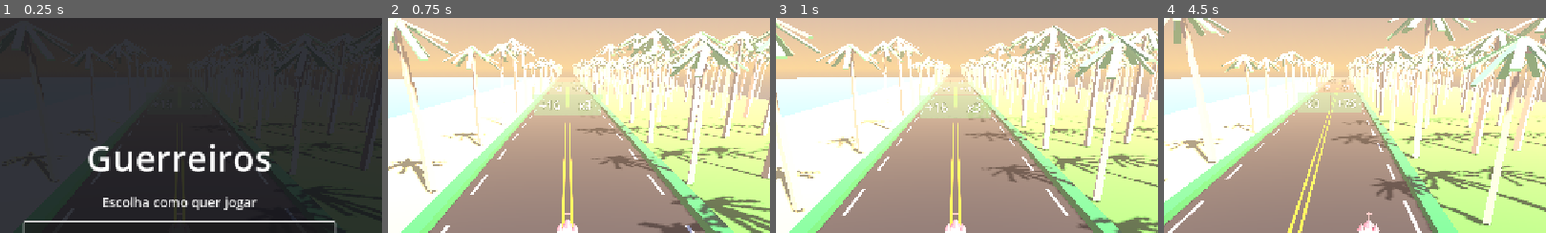
Above: before the commit, frames 1-4 (left to right).
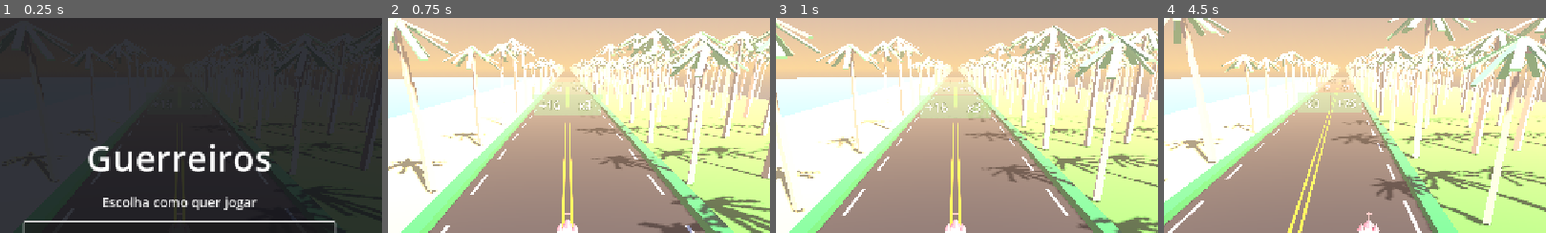
Above: after the commit, the same moments.

Repository: 3runorocha/COMP381-Projeto
Game: Godot game, scene res://scenes/Main.tscn
The game is run twice, just before and just after one commit, with the same random seed, the same clock (stepped at 60 frames per second) and the same inputs.
Inputs (mouse positions are % of the whole screen's width and height, from its top left):
- Up to frame 1 (0.25 s): no input
- Up to frame 2 (0.75 s): click "Teclado (setas ou A/D)" at 0.5 s
- Up to frame 3 (1 s): no input
- Up to frame 4 (4.5 s): tap Enter (ui_accept) at 1.25, 1.52, 2.27, 3.77 s; move the mouse to (72, 45) at 1.27 s; hold Right (mover_direita) 1.28-2.03 s; click (72, 45) at 1.42 s; move the mouse to (30, 55) at 2.02 s; hold Left (mover_esquerda) 2.03-2.78 s; move the mouse to (60, 28) at 2.77 s; hold Right (mover_direita) 2.78-4.28 s; move the mouse to (45, 70) at 3.52 s; click (45, 70) at 3.67 s; move the mouse to (80, 65) at 4.27 s; hold Left (mover_esquerda) from 4.28 s (still down)
The pictures show only the part of the screen within x 26-76%, y 0-50%; the shares and areas given below are measured in that part.

The runs differ from the first frame. In frame 2, less than 0.1% of the frame differs, in the area x 45-54%, y 21-26%; in frame 3, less than 0.1%; in frame 4, less than 0.1%, in the area x 44-54%, y 21-27%.

Commit message:
Acha e reduz a piscada: era a borda da frente do tapete
A auditoria provou a causa em vez de supor, e nao era nenhum dos suspeitos
que eu tinha listado. Nao era transparencia nem sombra: era o tapete de
coqueiros.

Ele e periodico no INTERIOR, entao o salto cai sobre geometria identica ali.
Mas a borda da frente avanca um periodo junto, e nessa faixa nascem
coqueiros que antes nao existiam. Medido comparando o conjunto de
transformacoes visiveis antes e depois de um salto: zero sumiam e 100
apareciam de uma vez, entre 320 e 450 da camera, onde a neblina ainda deixa
passar de 10 a 20 por cento.

O alcance do tapete sobe de 300 para 700. Os 100 continuam nascendo, mas
entre 710 e 839, onde passa de 2 a 3 por cento. A piscada cai cerca de seis
vezes e NAO e eliminada: neblina exponencial nunca chega a zero.

Custo medido: 690 coqueiros contra 390, com 145 quadros por segundo em
headless com 400 guerreiros na tela junto.

Fica registrado um conflito descoberto no caminho: a neblina tambem esconde
os portoes em alta velocidade. A 300 de velocidade o proximo portao esta a
600 e so 5 por cento passa, entao a regra dos 2 segundos de leitura esta
sendo derrotada pela neblina. Afrouxa-la resolve a leitura e piora a
piscada.

Co-Authored-By: Claude Opus 5 <noreply@anthropic.com>

Diff:
--- a/scripts/pista/roadside.gd
+++ b/scripts/pista/roadside.gd
@@ -32,7 +32,16 @@
 ## instante, logo apos cada salto, com cobertura zero atras do jogador.
 @export var cauda: float = 195.0
 ## Quanto o tapete se estende para a FRENTE.
-@export var alcance: float = 300.0
+##
+## Precisa ficar alem do alcance VISIVEL, nao so alem do que o jogador
+## alcanca. O salto preserva o interior do tapete, mas avanca a borda da
+## frente um periodo inteiro, e nessa faixa nascem coqueiros que antes nao
+## existiam. Medido com 300: cem coqueiros apareciam de uma vez entre 320 e
+## 450 da camera, onde a neblina ainda deixa passar de 10 a 20 por cento.
+##
+## Com neblina em 0.005, a 700 so passa 3 por cento, e o nascimento deixa de
+## ser percebido.
+@export var alcance: float = 700.0
 ## Distancia entre um coqueiro e o seguinte, na mesma fileira.
 @export var espacamento: float = 13.0
 ## Afastamento da fileira que fica junto da ciclofaixa. A pista util vai ate 6.4.
Not shown, changed: CLAUDE.md
